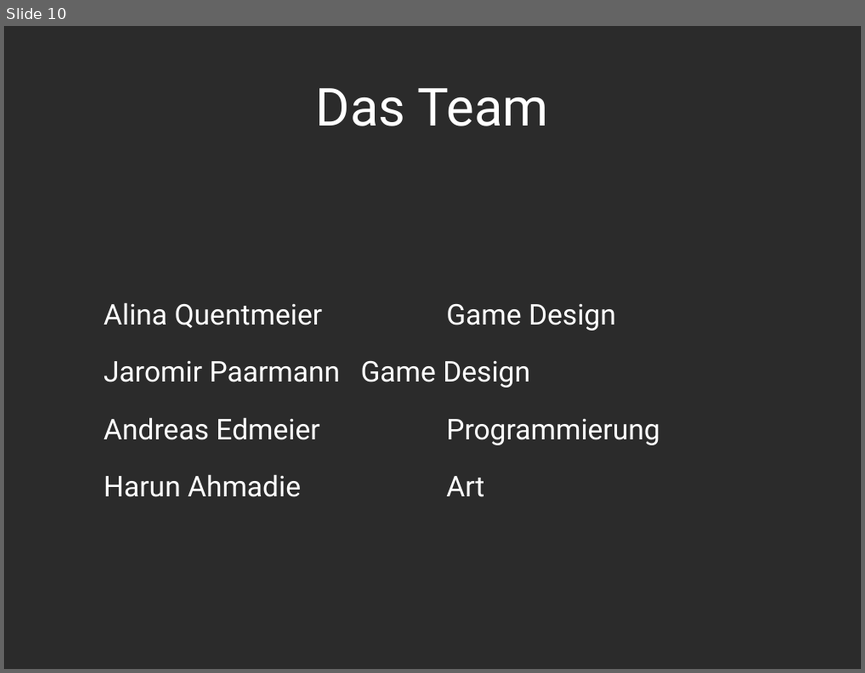
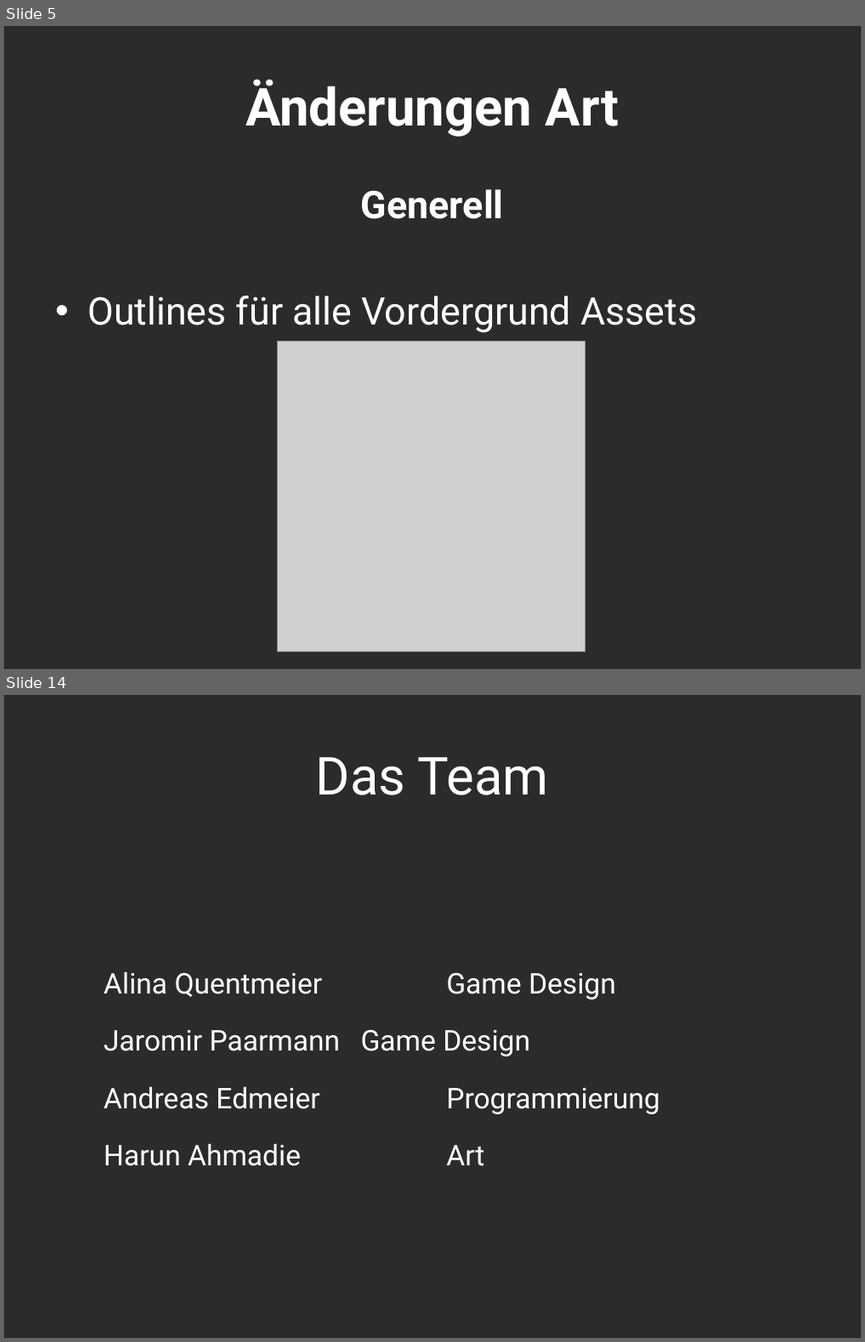
Before and after one commit to Assertores/HammerMan, a slide deck: Documentation/PowerPoint/HammerjaegerGate02.pptx. Shown one above the other, each under a label of ours: slide 10 before the commit, slides 5 and 14 after it; the slides between them are not shown. The pictures are 865x673 and 865x1342 pixels, drawn with LibreOffice and Linux fonts; fonts in the diff are those of the drawing; grey boxes stand for pictures; background and template pictures are left out; a plain dark background stands for a picture behind light text. Boxes give left, top, right and bottom in pixels: in the first picture for what was removed or moved away, otherwise in the second. Text is boxed around its words. In the diff, an @@ line names an element or a change of style, - is before the commit and + after.

```diff
--- a/Documentation/PowerPoint/HammerjaegerGate02.pptx
+++ b/Documentation/PowerPoint/HammerjaegerGate02.pptx
@@ slide 5 added at box(4, 26, 861, 669), background picture (left out) @@
@@ title added at box(245, 79, 619, 136), 44 pt, text #FFFFFF, bold @@
+Änderungen Art
@@ text added at box(87, 189, 697, 333), 32 pt, text #FFFFFF @@
+Generell
+• Outlines für alle Vordergrund Assets
@@ picture added at box(278, 340, 585, 651) @@
@@ what was slide 10 is now slide 14 @@
```
Also in this commit, not shown: 2 slides changed, 10 other slides added, 7 slides removed.
